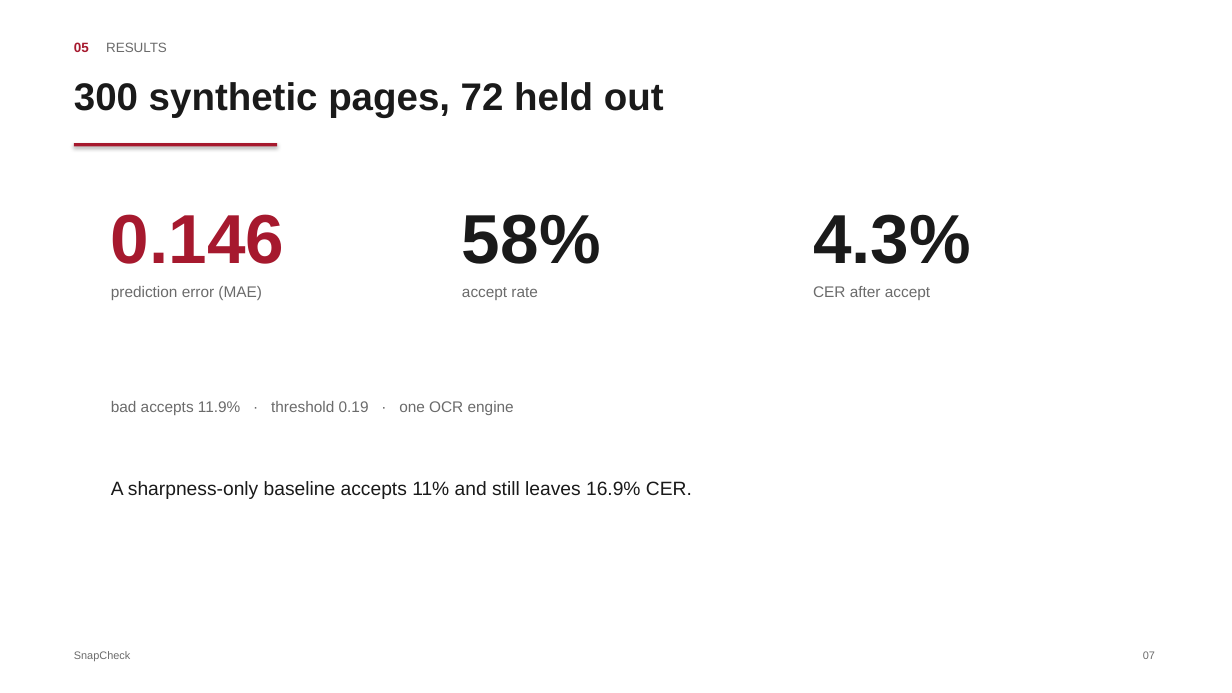
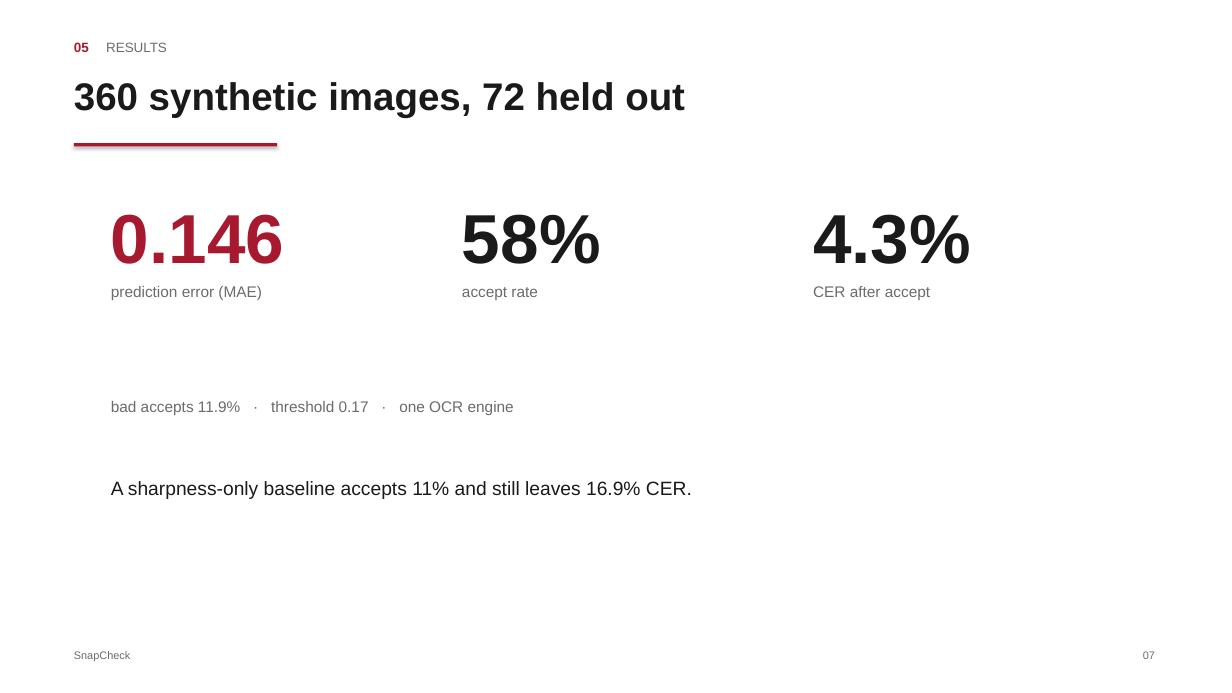
Before and after one commit to n0thing0717zkj-code/CDT501_SnapCheck, a slide deck: slide 7 of docs/CDT501_SnapCheck_Slides.pptx. Drawn at 1232x693 pixels with LibreOffice and Linux fonts; fonts in the diff are those of the drawing. Boxes give left, top, right and bottom in pixels: in the first picture for what was removed or moved away, otherwise in the second. Text is boxed around its words. In the diff, an @@ line names an element or a change of style, - is before the commit and + after.

Commit message:
Final: 10-minute script with Kaijia on demo, report wording fixes, slide cleanup

```diff
--- a/docs/CDT501_SnapCheck_Slides.pptx
+++ b/docs/CDT501_SnapCheck_Slides.pptx
@@ text at (x1=74, y1=82, x2=685, y2=118): text changed @@
-300 synthetic pages, 72 held out
+360 synthetic images, 72 held out
@@ text at (x1=111, y1=401, x2=514, y2=415): text changed @@
-bad accepts 11.9% · threshold 0.19 · one OCR engine
+bad accepts 11.9% · threshold 0.17 · one OCR engine
```
Also in this commit, not shown: 3 other slides changed, 3 other files.
